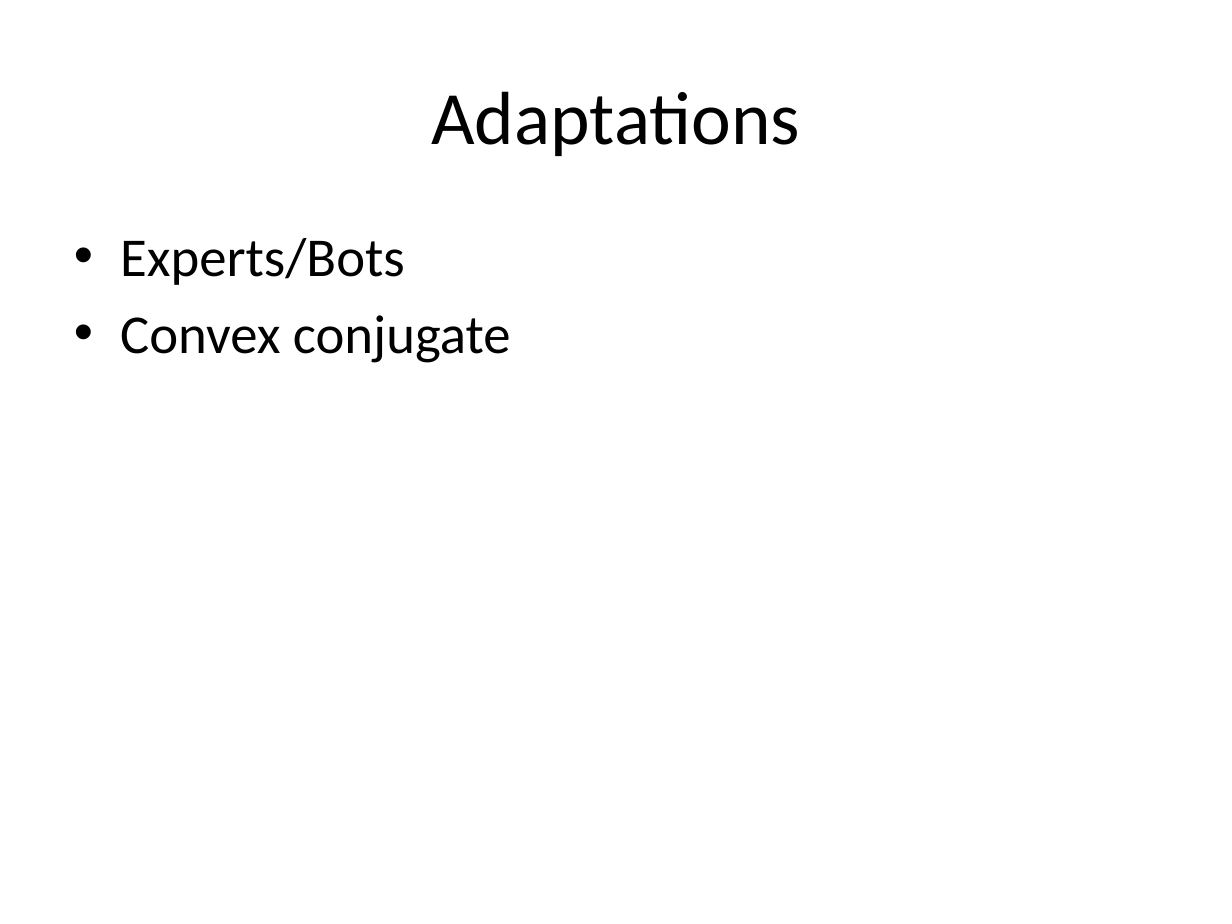
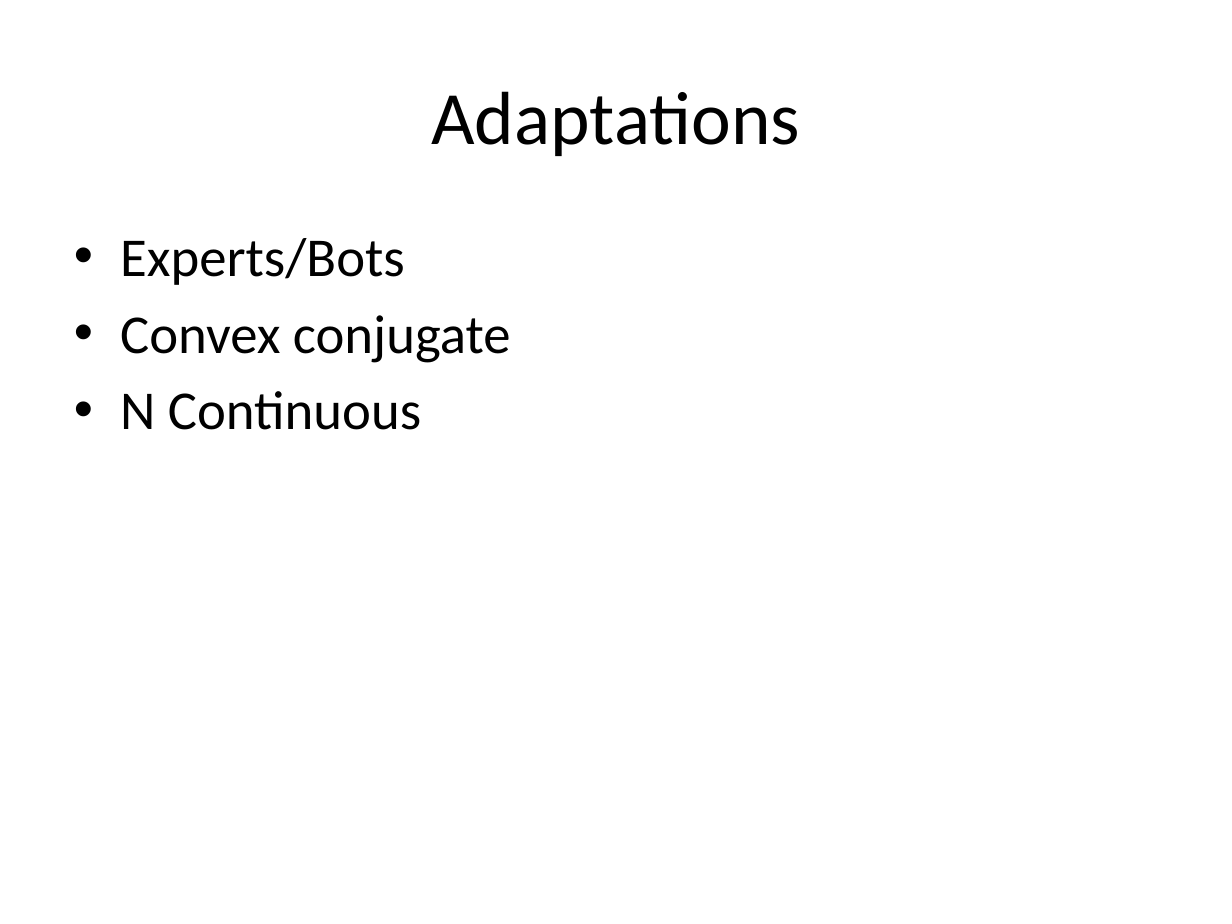
Before and after one commit to giovannic/crowdtrust, a slide deck: slide 16 of presentation/giosCrowdTrust .pptx (slide 12 before the commit). Drawn at 1232x924 pixels with LibreOffice and Linux fonts; fonts in the diff are those of the drawing; background and template pictures are left out. Boxes give left, top, right and bottom in pixels: in the first picture for what was removed or moved away, otherwise in the second. Text is boxed around its words. In the diff, an @@ line names an element or a change of style, - is before the commit and + after.

```diff
--- a/presentation/giosCrowdTrust .pptx
+++ b/presentation/giosCrowdTrust .pptx
@@ text at [120, 391, 421, 430]: paragraph added @@
+• N Continuous
```
Also in this commit, not shown: 1 other slide changed, 5 slides added, 1 slide removed, 22 other files.
